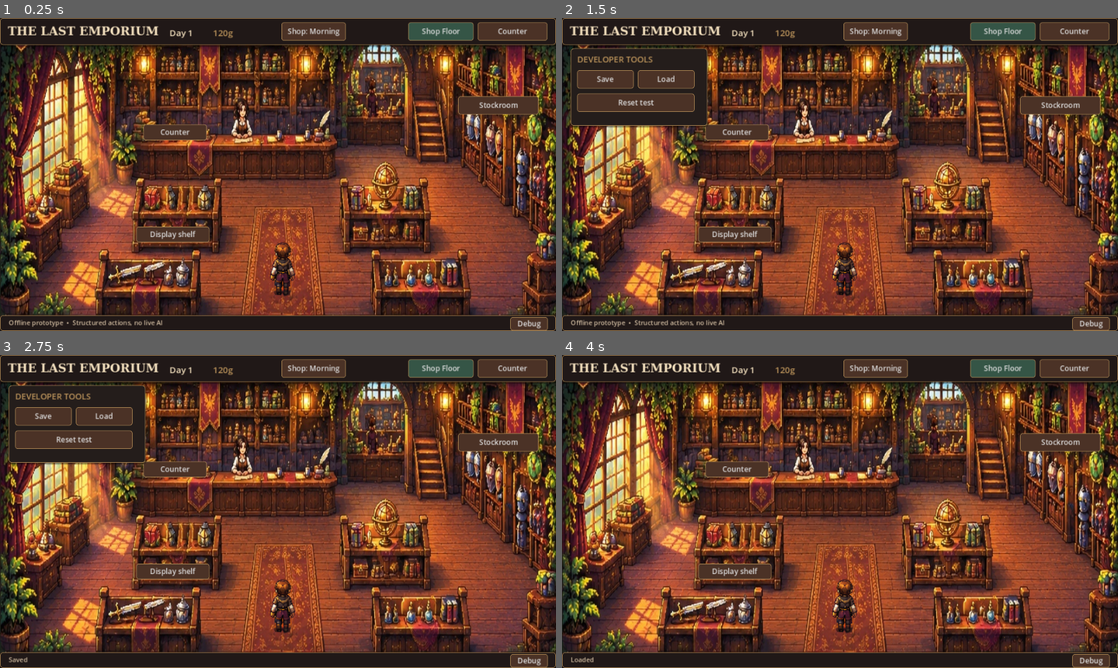
Above: before the commit, frames 1-4 (two rows, left to right).
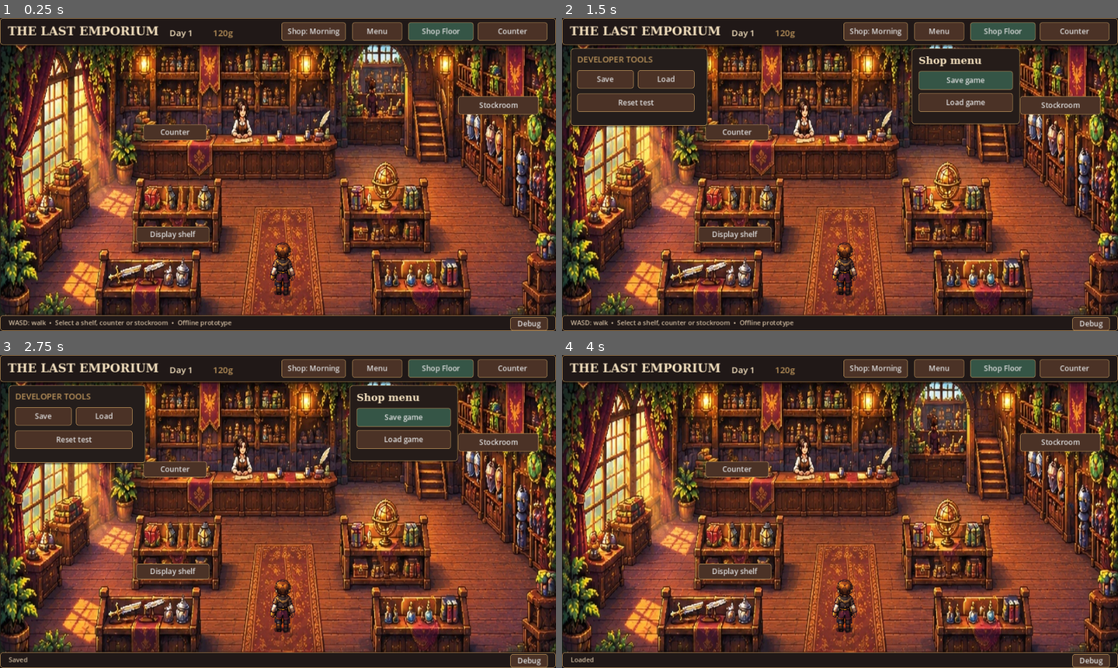
Above: after the commit, the same moments.

Repository: flyingdurian/THE_LAST_EMPORIUM
Game: Godot game, scene res://ui/GateC.tscn
Same seed, same stepped clock (60 frames per second), same inputs: the game is played once before the commit and once after it.
Inputs (mouse positions are in pixels of both pictures, inside the frame that each line leads up to):
- Up to frame 1 (0.25 s): no input
- Up to frame 2 (1.5 s): click (940, 30) at 0.5 s, where only the run after the commit has a clickable "Menu"; click "Debug" at 1.25 s
- Up to frame 3 (2.75 s): click "Save" at 2 s
- Up to frame 4 (4 s): click (967, 417) at 2.75 s, where only the run after the commit has a clickable "Save game"; click "Load" at 3.5 s

The runs differ from the first frame. In frame 1, 1.0% of the frame differs, in the area x 1-73%, y 1-99%; in frame 2, 4.8%, in the area x 1-83%, y 1-99%; in frame 3, 4.4%; in frame 4, 0.5%.

Commit message:
Add player save menu, stage and persistence checks, complete offline response controls

Diff:
--- a/tests/presentation.gd
+++ b/tests/presentation.gd
@@ -1,5 +1,6 @@
 extends SceneTree
 const Shell = preload("res://ui/GateC.tscn")
+const Shop = preload("res://domain/shop.gd")
 var failures := 0
 func check(value: bool, name: String) -> void:
 	if value: print("PASS ",name)
@@ -8,6 +9,9 @@
 	call_deferred("run")
 func run() -> void:
 	var ui = Shell.instantiate(); root.add_child(ui)
+	ui.shop = Shop.new({},"user://gate_c_test.json")
+	ui.ui_save_path = "user://gate_c_test_ui.json"
+	ui.refresh()
 	ui.command("move",{"location":"shelf:0"}); ui.command("appraise"); ui.command("open"); ui.command("visit")
 	var before: Dictionary = ui.shop.snapshot()
 	ui.switch_view("floor"); ui.switch_view("counter")
@@ -15,9 +19,19 @@
 	ui.price_value = 650; ui.act("evidence","Appraisal",true); ui.act("reassure","Fair offer",true)
 	var pending: Dictionary = ui.shop.snapshot()
 	check(pending.session.status == "pending","pending deal")
+	check(ui.item_stage.size == Vector2(270,192),"stage fits intended rectangle")
+	var thumb_found := false
+	for child in ui.root.get_children():
+		if child is TextureRect and child.position == Vector2(955,91):
+			thumb_found = child.size == Vector2(74,91)
+	check(thumb_found,"HUD thumbnail stays inside frame")
 	ui.ledger = true; ui.refresh(); ui.switch_view("floor"); ui.switch_view("counter")
 	check(pending == ui.shop.snapshot(),"reservation and offer survive switching")
+	ui.save_game(); ui.switch_view("floor"); ui.load_game()
+	check(ui.shop.snapshot() == pending and ui.view == "counter" and ui.ledger,"save/load restores domain and presentation")
 	ui.confirm(); var settled: Dictionary = ui.shop.snapshot(); ui.confirm()
 	check(settled == ui.shop.snapshot() and settled.gold == 770 and settled.receipts.size() == 1,"confirm exactly once")
 	check(ui.history.size() >= 5,"conversation history retained")
+	for path in ["user://gate_c_test.json","user://gate_c_test.json.bak","user://gate_c_test.json.tmp","user://gate_c_test_ui.json"]:
+		DirAccess.remove_absolute(ProjectSettings.globalize_path(path))
 	print("Presentation failures: ",failures); quit(failures)
--- a/ui/gate_c.gd
+++ b/ui/gate_c.gd
@@ -26,6 +26,7 @@
 var transition: Tween
 var last_snapshot: Dictionary = {}
 var owner_pos := Vector2(650,642)
+var ui_save_path := SAVE_UI
 var owner_sprite: TextureRect
 var heading_font: SystemFont
 var conversation_font: SystemFont
@@ -165,8 +166,9 @@
 	if view == "floor": draw_floor(s)
 	else: draw_counter(s)
 	draw_header(s)
+	if drawer == "menu": draw_menu()
 	box(root,Rect2(0,684,1280,36),Color("201817"))
-	label(root,message if message != "" else "Offline prototype  •  Structured actions, no live AI",Rect2(20,690,1000,25),15,MUTED)
+	label(root,message if message != "" else ("WASD: walk  •  Select a shelf, counter or stockroom  •  Offline prototype" if view == "floor" else "Offline prototype  •  Structured actions, no live AI"),Rect2(20,690,1000,25),15,MUTED)
 	btn(root,"Debug",Rect2(1175,688,86,27),func(): debug = not debug; refresh())
 	if debug: draw_debug()
 
@@ -177,6 +179,7 @@
 	label(root,"%dg" % s.gold,Rect2(490,19,150,30),20,GOLD)
 	var status_text := str(s.phase).capitalize()
 	btn(root,"Shop: " + status_text,Rect2(648,10,148,42),func(): open_status())
+	btn(root,"Menu",Rect2(811,10,115,42),func(): open_drawer("menu"))
 	btn(root,"Shop Floor",Rect2(940,10,150,42),func(): switch_view("floor"),false,view == "floor")
 	btn(root,"Counter" + (" •" if waiting(s) else ""),Rect2(1100,10,160,42),func(): switch_view("counter"),false,view == "counter")
 
@@ -260,7 +263,7 @@
 		box(root,Rect2(944,78,316,124))
 		pic(root,ITEM,Rect2(955,91,74,91))
 		label(root,str(i.name),Rect2(1038,91,207,34),21 if str(i.name).length() > 18 else 24)
-		label(root,"Condition %d%%\nAsking %dg" % [i.condition_pct,i.asking],Rect2(1038,130,207,55),17,GOLD)
+		label(root,"Condition %d%%\nAsking %dg" % [i.condition_pct,n.ask],Rect2(1038,130,207,55),17,GOLD)
 	btn(root,"Hide ledger" if ledger else "View ledger",Rect2(1065,213,194,40),func(): ledger = not ledger; refresh())
 	if ledger: draw_ledger()
 	box(root,Rect2(22,518,858,159),Color("30221c"))
@@ -301,10 +304,31 @@
 	label(root,"Choose your response",Rect2(38,182,455,35),24)
 	make_price(root,Rect2(38,224,175,40),price_value)
 	btn(root,"Counteroffer",Rect2(223,224,270,40),func(): act("counter","I propose %dg." % price_value,true))
-	var rows := [["evidence","Show appraisal",true],["reassure" …(264 unchanged characters)… lence_threat","Threaten violence",false]]
+	var rows := [["evidence","Show appraisal",true],["reassure" …(264 unchanged characters)… lence_threat","Threaten violence",false],["ban_confirm","Ban 30 days…",false],["end","End conversation",false]]
 	for idx in range(rows.size()):
 		var row: Array = rows[idx]; var kind: String = row[0]; var caption: String = row[1]; var priced: bool = row[2]
-		btn(root,caption,Rect2(38+(idx%2)*230,275+int(idx/2)*42,220,36),func(): act(kind,caption + (" • %dg" % price_value if priced else ""),priced,{"affront":true} if kind == "firm" else {}))
+		btn(root,caption,Rect2(38+(idx%2)*230,272+int(idx/2)*37,220,34),func(): choose_response(kind,caption,priced))
+
+func choose_response(kind: String, caption: String, priced: bool) -> void:
+	if kind != "ban_confirm":
+		act(kind,caption + (" • %dg" % price_value if priced else ""),priced,{"affront":true} if kind == "firm" else {})
+		return
+	var n: Dictionary = shop.snapshot().session
+	var dialog := ConfirmationDialog.new()
+	dialog.title = "Enact a 30-day ban?"
+	dialog.dialog_text = "This bars the customer from returning and ends the encounter without a sale."
+	add_child(dialog)
+	dialog.confirmed.connect(func():
+		command("act",{"session":n.session,"revision":n.revision,"action":{"type":"ban_confirm","days":30}},"You are barred from this shop.")
+		dialog.queue_free())
+	dialog.canceled.connect(func(): dialog.queue_free())
+	dialog.popup_centered()
+
+func draw_menu() -> void:
+	box(root,Rect2(805,70,249,174))
+	label(root,"Shop menu",Rect2(821,84,205,32),23)
+	btn(root,"Save game",Rect2(821,122,217,43),func(): save_game(),false,true)
+	btn(root,"Load game",Rect2(821,173,217,43),func(): load_game())
 
 func draw_debug() -> void:
 	box(root,Rect2(20,70,315,178),Color("241d1b"))
@@ -316,18 +340,19 @@
 func save_game() -> void:
 	var r: Dictionary = shop.save()
 	if r.ok:
-		var f := FileAccess.open(SAVE_UI,FileAccess.WRITE)
+		var f := FileAccess.open(ui_save_path,FileAccess.WRITE)
 		if f: f.store_string(JSON.stringify({"revision":shop.snapshot().revision,"view":view,"ledger":ledger,"history":history,"history_session":history_session,"price":price_value,"owner_pos":[owner_pos.x,owner_pos.y]})); f.close()
 	message = "Saved" if r.ok else str(r.get("error","Save failed")); refresh()
 
 func load_game() -> void:
 	var r: Dictionary = shop.load_save()
 	if r.ok:
-		var s := shop.snapshot(); var ui: Variant = Shop.parse_save(FileAccess.get_file_as_string(SAVE_UI)) if FileAccess.file_exists(SAVE_UI) else null
+		var s := shop.snapshot(); var ui: Variant = Shop.parse_save(FileAccess.get_file_as_string(ui_save_path)) if FileAccess.file_exists(ui_save_path) else null
 		view = "counter" if active(s) else "floor"; ledger = false; history=[]; history_session=-1
 		if ui is Dictionary and int(ui.get("revision",-1)) == int(s.revision):
 			view = "counter" if ui.get("view","") == "counter" else "floor"; ledger = bool(ui.get("ledger",false)); history = ui.get("history",[]); history_session = int(ui.get("history_session",-1)); price_value = int(ui.get("price",650))
-			var saved_pos: Array = ui.get("owner_pos",[650,642]); if saved_pos.size() == 2: owner_pos = Vector2(float(saved_pos[0]),float(saved_pos[1]))
+			var saved_pos: Array = ui.get("owner_pos",[650,642])
+			if saved_pos.size() == 2: owner_pos = Vector2(float(saved_pos[0]),float(saved_pos[1]))
 		elif not s.session.is_empty():
 			history_session = int(s.session.session); append_npc(s)
 		drawer = ""; debug = false
